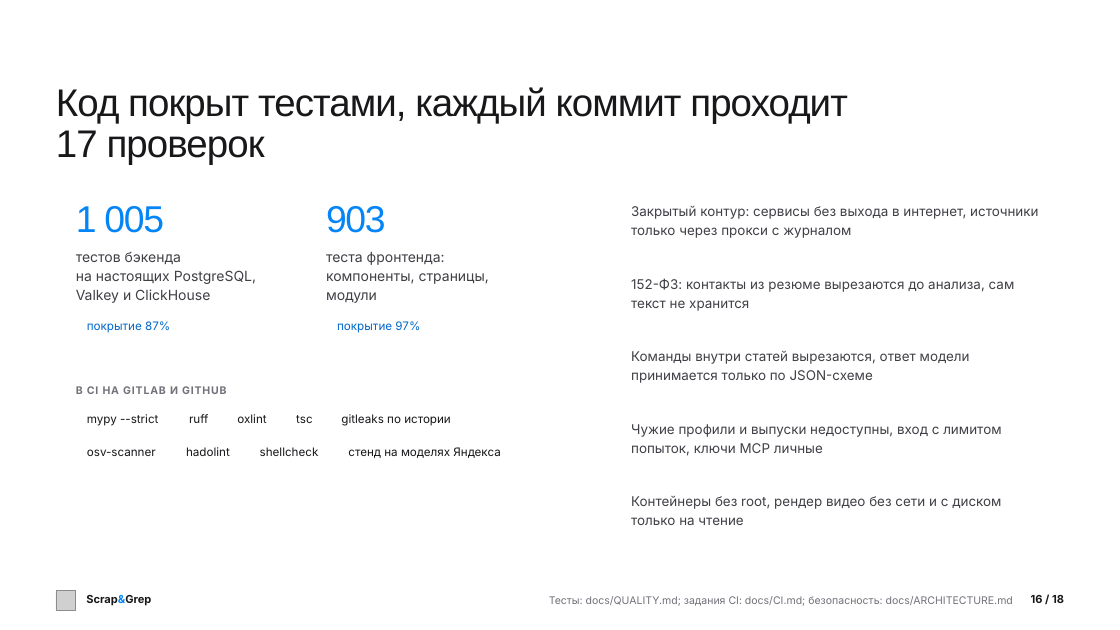
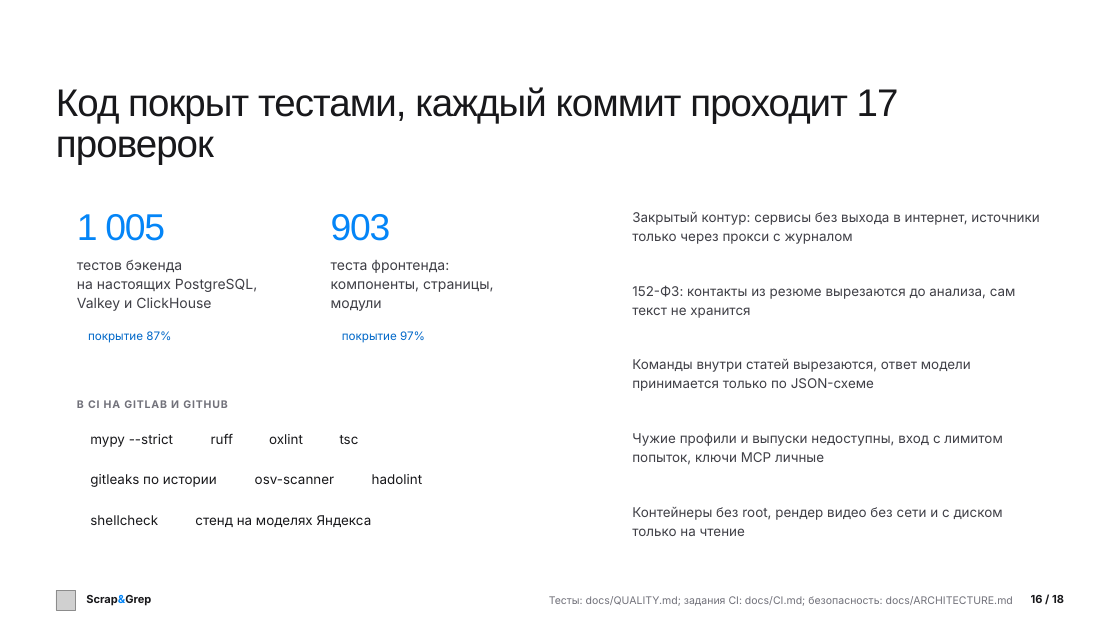
Before and after one commit to verikirill/scrap-and-grep, a slide deck: slide 16 of docs/presentation/scrapgrep.pptx. Drawn at 1120x630 pixels with LibreOffice and Linux fonts; fonts in the diff are those of the drawing; grey boxes stand for pictures; background and template pictures are left out. Boxes give left, top, right and bottom in pixels: in the first picture for what was removed or moved away, otherwise in the second. Text is boxed around its words. In the diff, an @@ line names an element or a change of style, - is before the commit and + after.

Commit message:
docs: deck without repeated facts, a 2026 price slide with sources, even layout
Every fact now stands on one slide: the cover names the audiences, the problem shows sources, publications and the KEV deadline, the speed slide compares models, the analyst study keeps time and coverage, and a new slide prices a digest by analyst and by assistant with six dated sources. Layout checked for equal margins and room above the footer; PPTX carries superscript references.

```diff
--- a/docs/presentation/scrapgrep.pptx
+++ b/docs/presentation/scrapgrep.pptx
@@ text "Код покрыт тестами, каждый коммит ..." rewrapped from <box>56,87,847,164</box> to <box>56,87,899,164</box> @@
@@ text "Закрытый контур: сервисы без выхода ...": place and size @@
-text "Закрытый контур: сервисы без выхода ..." at <box>631,206,1038,238</box>
+text "Закрытый контур: сервисы без выхода ..." at <box>632,212,1039,244</box>
@@ 3 texts: place and size @@
-3 texts at <box>326,206,489,333</box>
+3 texts at <box>331,214,493,343</box>
@@ text "В CI НА GITLAB И ...": place and size @@
-text "В CI НА GITLAB И ..." at <box>76,385,226,397</box>
+text "В CI НА GITLAB И ..." at <box>77,399,227,411</box>
@@ text "mypy --strict": place and size @@
-text "mypy --strict" at <box>87,414,158,426</box>
+text "mypy --strict" at <box>90,434,173,447</box>
@@ text "ruff": place and size @@
-text "ruff" at <box>189,414,208,423</box>
+text "ruff" at <box>211,433,233,444</box>
@@ text "oxlint": place and size @@
-text "oxlint" at <box>237,414,266,423</box>
+text "oxlint" at <box>269,434,303,444</box>
@@ text "tsc": place and size @@
-text "tsc" at <box>296,415,312,423</box>
+text "tsc" at <box>340,435,359,444</box>
@@ text "gitleaks по истории": place and size @@
-text "gitleaks по истории" at <box>341,414,451,426</box>
+text "gitleaks по истории" at <box>90,474,217,487</box>
@@ text "osv-scanner": place and size @@
-text "osv-scanner" at <box>87,449,156,456</box>
+text "osv-scanner" at <box>255,476,335,484</box>
@@ text "hadolint": place and size @@
-text "hadolint" at <box>186,447,230,456</box>
+text "hadolint" at <box>372,474,423,484</box>
@@ 7 texts: place and size @@
-7 texts at <box>76,206,1015,525</box>
+7 texts at <box>77,214,1016,536</box>
@@ size 10 to 11.5 pt; line spacing 12pt to 13.8pt in 9 elements at <box>90,434,173,447</box>, <box>211,433,233,444</box>, <box>269,434,303,444</box>, <box>340,435,359,444</box>, <box>255,476,335,484</box>, <box>372,474,423,484</box>, <box>195,515,372,527</box>, <box>90,474,217,487</box>, <box>90,515,158,525</box> @@
@@ text "shellcheck": place and size @@
-text "shellcheck" at <box>260,447,319,456</box>
+text "shellcheck" at <box>90,515,158,525</box>
@@ text "стенд на моделях Яндекса": place and size @@
-text "стенд на моделях Яндекса" at <box>348,447,500,458</box>
+text "стенд на моделях Яндекса" at <box>195,515,372,527</box>
```
Also in this commit, not shown: 15 other slides changed, 2 slides added, 2 slides removed, 5 other files.
